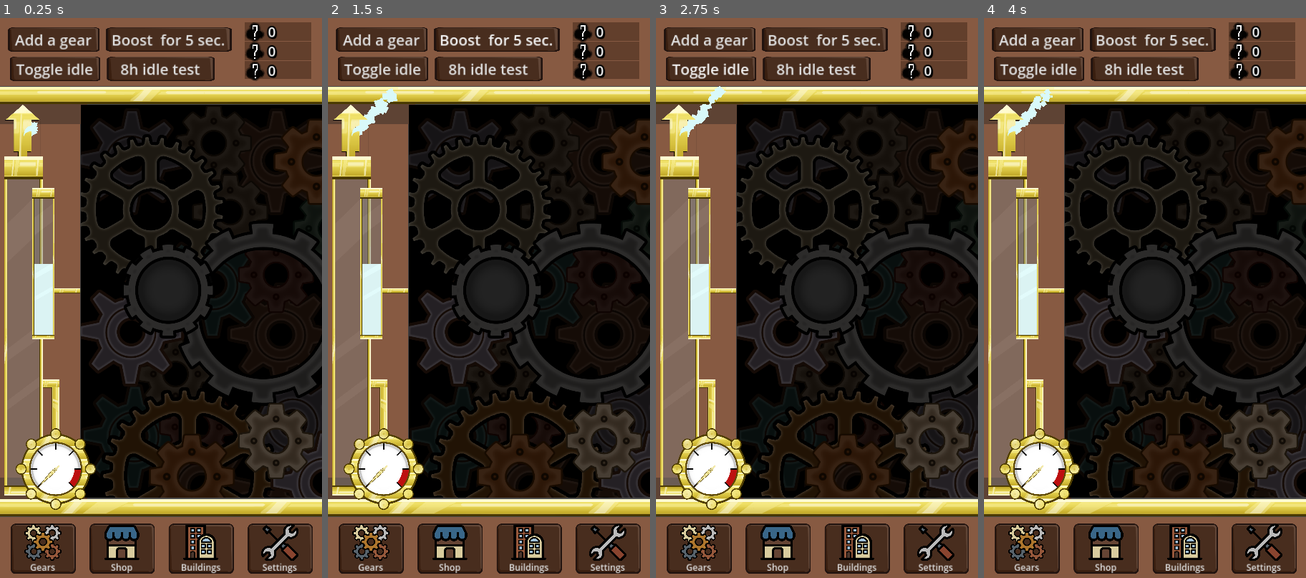
Above: before the commit, frames 1-4 (left to right).
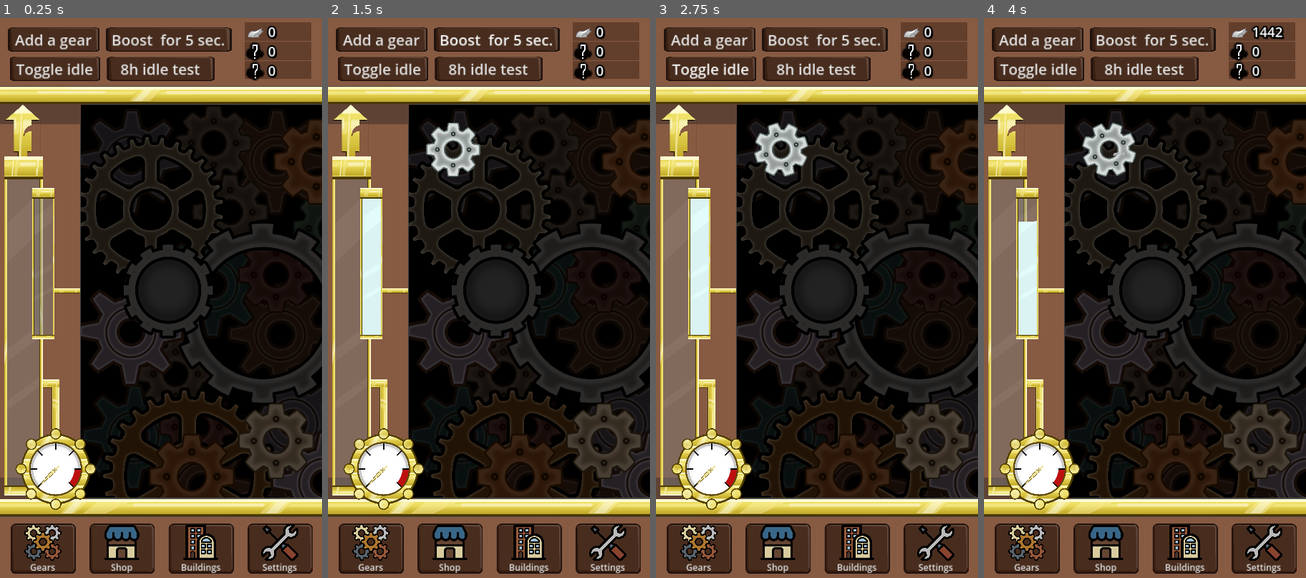
Above: after the commit, the same moments.

Repository: IIS-Mobile/PGiAnUP_zima_2024_stacjonarne_Catblast_Studio
Game: Godot game, scene res://scenes/main.tscn
The game is run twice, just before and just after one commit, with the same random seed, the same clock (stepped at 60 frames per second) and the same inputs.
Inputs (mouse positions are in pixels of both pictures, inside the frame that each line leads up to):
- Up to frame 1 (0.25 s): no input
- Up to frame 2 (1.5 s): click "Add a gear" at 0.5 s; click "Boost for 5 sec." at 1.25 s
- Up to frame 3 (2.75 s): click "Toggle idle" at 2 s
- Up to frame 4 (4 s): click "8h idle test" at 2.75 s; click (1183, 303) at 3.5 s

The runs differ from the first frame. In frame 1, 0.9% of the frame differs, in the area x 7-83%, y 0-57%; in frame 2, 2.1%, in the area x 7-83%, y 0-44%; in frame 3, 2.1%; in frame 4, 2.1%.
Error before the commit: Parse Error: Unindent doesn't match the previous indentation level. (res://global.gd:94)

Commit message:
Small post-merge fixes

Diff:
--- a/global.gd
+++ b/global.gd
@@ -92,8 +92,8 @@
 				child.handle_resource_popup()
 				if child.index == 0:
 					get_node("/root/Node2D/UI/VBoxContainer/CurrentView/GearsView/ScrollContainer/GearContainer/Sound").play()
-          #not sure if they are not stacking (replace signal with function?)
-				  emit_signal("rotation_completed", child.index)
+		  #not sure if they are not stacking (replace signal with function?)
+					emit_signal("rotation_completed", child.index)
 
 
 func handle_idling(idling_time):
--- a/scenes/shop_item.gd
+++ b/scenes/shop_item.gd
@@ -66,7 +66,7 @@
 
 
 func hide_premium():
-	$Panel/MarginContainer/Button/HBoxContainer3/PremiumPrice.visible = false
+	$Panel/MarginContainer/Button/HBoxContainer2/PremiumPrice.visible = false
 	$Panel/HBoxContainer/Label.visible = false
 	$Panel/MarginContainer/Button/HBoxContainer2/PremiumResourceIcon.visible = false
 
@@ -115,7 +115,7 @@
 	if(premium_price <= 0):
 		hide_premium()
 	else:
-		var premium_resource_label = $Panel/MarginContainer/Button/HBoxContainer3/PremiumPrice
+		var premium_resource_label = $Panel/MarginContainer/Button/HBoxContainer2/PremiumPrice
 		premium_resource_label.text = str(premium_price)
 
 	if(price1 <= 0):
